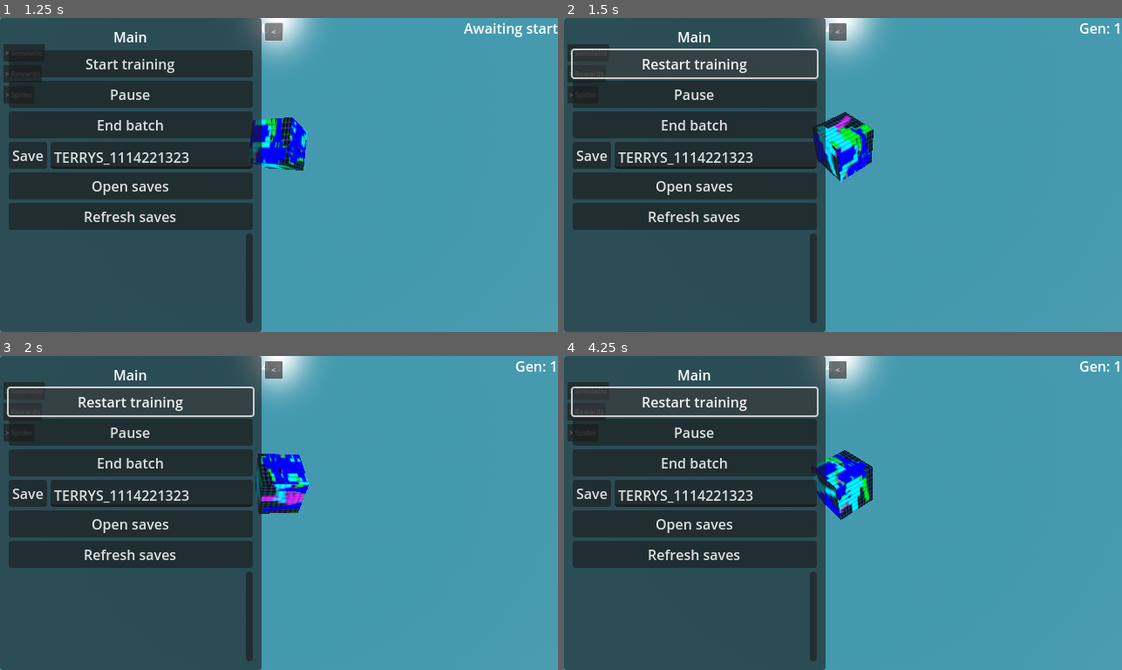
Above: before the commit, frames 1-4 (two rows, left to right).
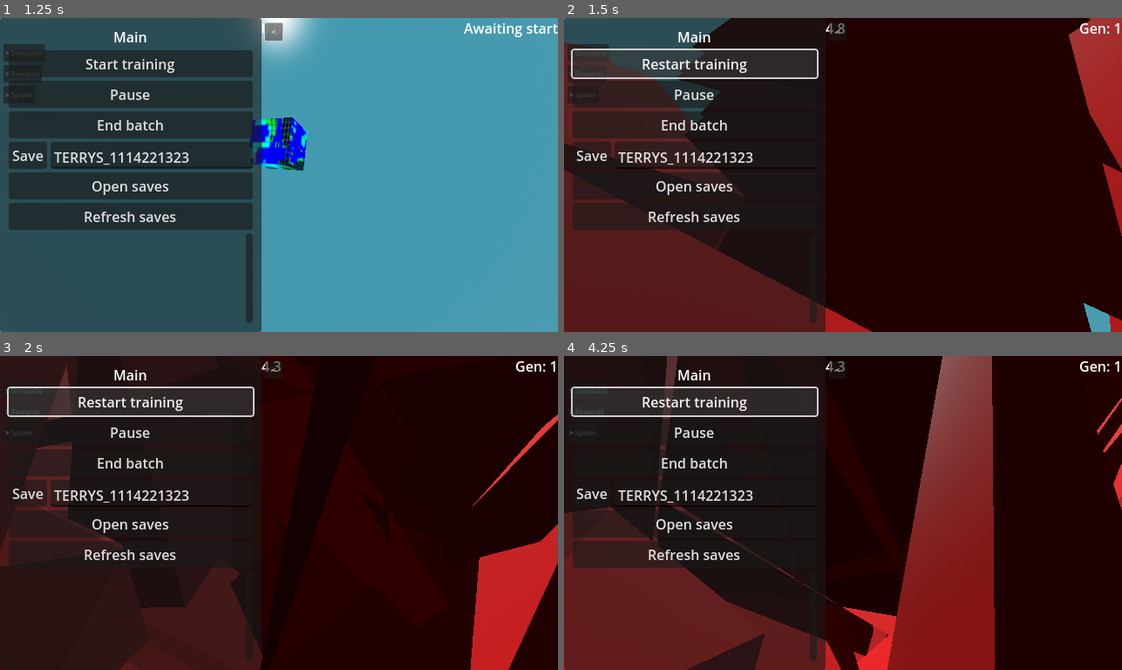
Above: after the commit, the same moments.

Repository: officialErnests/de-ai-ed
Game: Godot game, scene res://scenes/main.tscn
Same seed, same stepped clock (60 frames per second), same inputs: the game is played once before the commit and once after it.
Inputs:
- Up to frame 1 (1.25 s): click "> Main" at 0.5 s
- Up to frame 2 (1.5 s): click "Start training" at 1.25 s
- Up to frame 3 (2 s): no input
- Up to frame 4 (4.25 s): click "Restart training" at 2 s; click "Restart training" at 2.75 s; click "Restart training" at 3.5 s

Frame 1 is identical in both runs. In frame 2, 86% of the frame differs, in the area x 0-100%, y 0-100%; in frame 3, 93%; in frame 4, 94%.
Error in both runs: Attempt to call function 'get_files' in base 'null instance' on a null instance. (res://scripts/spidersss.gd:87)

Commit message:
v0.1.4.1 hot fix - forgot to set value to bool XD

Diff:
--- a/scripts/spidersss.gd
+++ b/scripts/spidersss.gd
@@ -23,7 +23,7 @@
 @export var spiders_batches: SpinBox
 @export var spiders_per_batch: SpinBox
 @export var keep_best: CheckBox
-@export_category("Simulation")
+@export_category("Rewards")
 @export var ground_height: SpinBox
 @export var ground_pain: SpinBox
 @export var random_goal: CheckBox
@@ -233,7 +233,7 @@
 	#spider param setup
 	temp_spider.ground_height = ground_height.value
 	temp_spider.ground_pain = ground_pain.value
-	temp_spider.random_goal = random_goal.value
+	temp_spider.random_goal = random_goal.button_pressed
 	temp_spider.goal_distance = goal_distance.value
 	temp_spider.goal_reward = goal_reward.value
 	temp_spider.goal_distance_reward = goal_distance_reward.value
